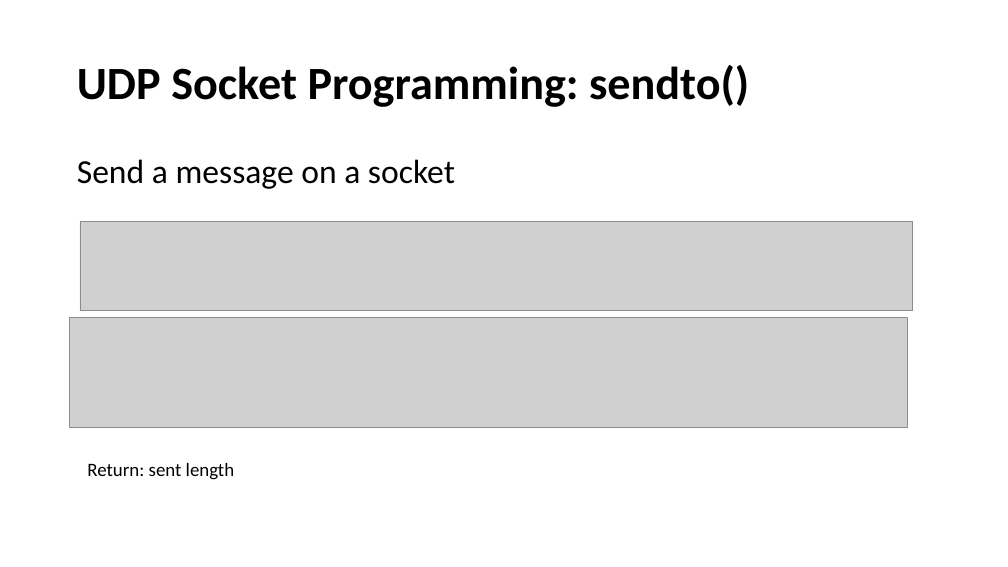
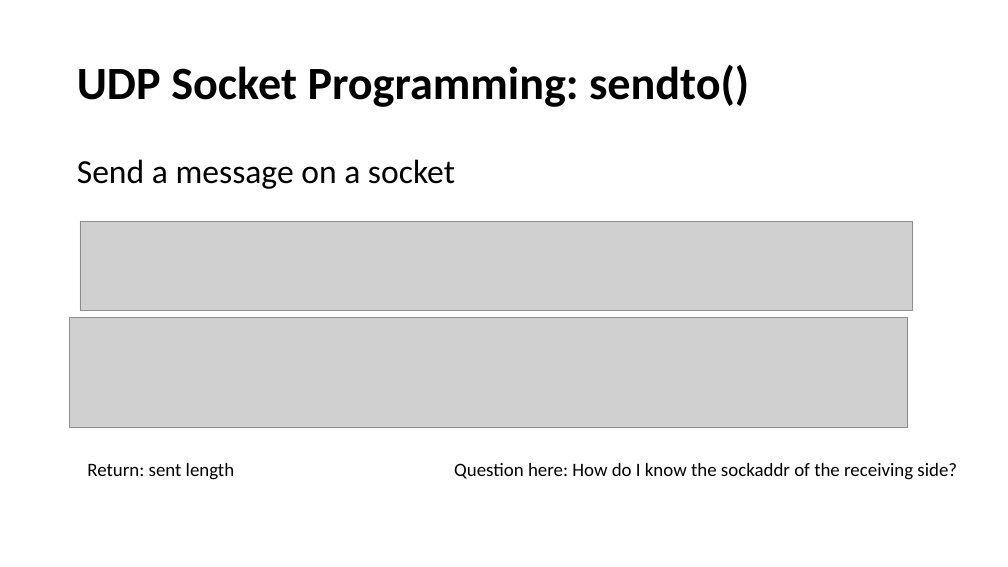
Before and after one commit to henryhxu/CSCI4430-ESTR4120, a slide deck: slide 11 of tutorial/T08/tut08.pptx. Drawn at 1008x567 pixels with LibreOffice and Linux fonts; fonts in the diff are those of the drawing; grey boxes stand for pictures. Boxes give left, top, right and bottom in pixels: in the first picture for what was removed or moved away, otherwise in the second. Text is boxed around its words. In the diff, an @@ line names an element or a change of style, - is before the commit and + after.

```diff
--- a/tutorial/T08/tut08.pptx
+++ b/tutorial/T08/tut08.pptx
@@ text added at (454, 463, 957, 480), 18 pt, text #000000 @@
+Question here: How do I know the sockaddr of the receiving side?
```
Also in this commit, not shown: 3 other slides changed.
